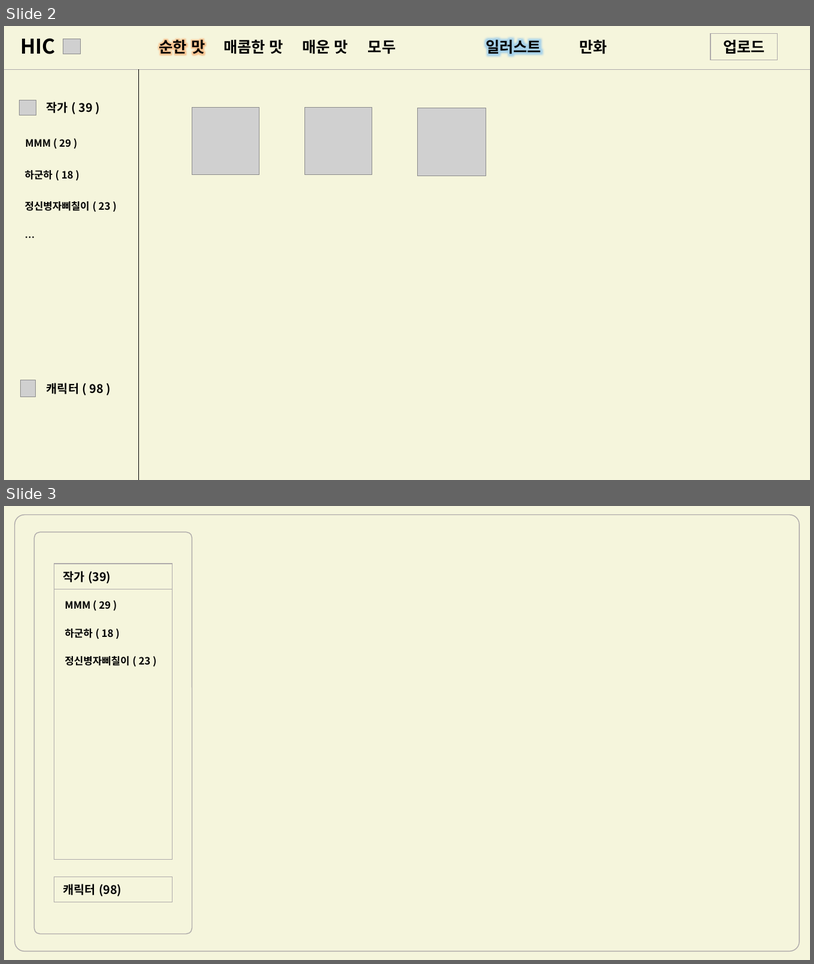
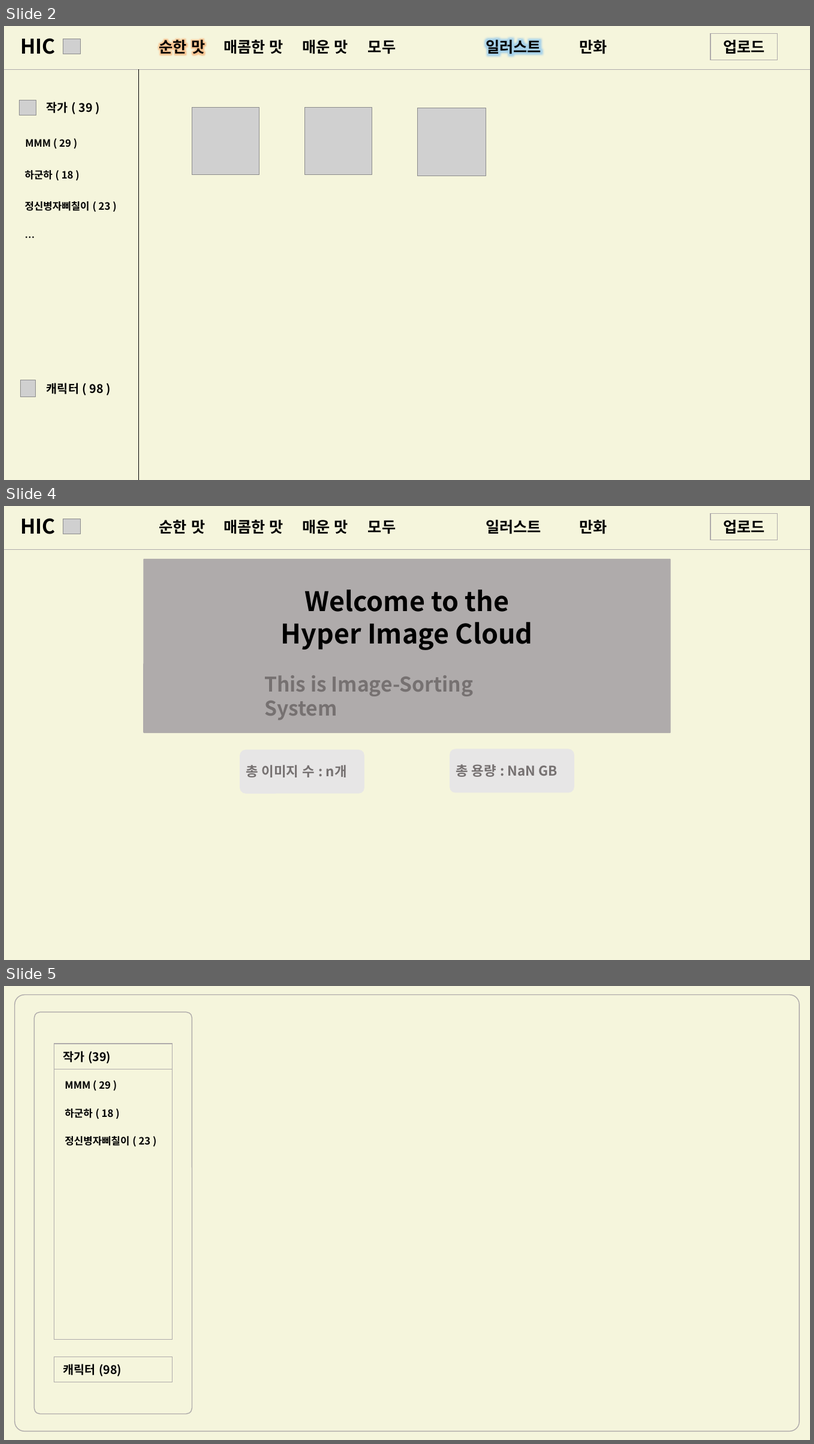
Before and after one commit to leonld94/leonld94.github.io, a slide deck: HIC 구상 PPT.pptx. Shown one above the other, each under a label of ours: slides 2 and 3 before the commit, slides 2, 4 and 5 after it; the slides between them are not shown. The pictures are 814x964 and 814x1444 pixels, drawn with LibreOffice and Linux fonts; fonts in the diff are those of the drawing; grey boxes stand for pictures. Boxes give left, top, right and bottom in pixels: in the first picture for what was removed or moved away, otherwise in the second. Text is boxed around its words. In the diff, an @@ line names an element or a change of style, - is before the commit and + after.

```diff
--- a/HIC 구상 PPT.pptx
+++ b/HIC 구상 PPT.pptx
@@ slide 4 added at (4, 506, 810, 960), background #FFFFFF @@
@@ rectangle added at (4, 506, 810, 960), fill #F5F5DC @@
@@ text added at (20, 518, 56, 534), 24 pt, text #000000, bold @@
+HIC
@@ picture added at (63, 519, 80, 534) @@
@@ text added at (159, 520, 205, 534), 18 pt, text #000000, bold @@
+순한 맛
@@ text added at (224, 520, 284, 534), 18 pt, text #000000, bold @@
+매콤한 맛
@@ text added at (302, 520, 348, 534), 18 pt, text #000000, bold @@
+매운 맛
@@ text added at (368, 520, 396, 534), 18 pt, text #000000, bold @@
+모두
@@ text added at (486, 520, 542, 534), 18 pt, text #000000, bold @@
+일러스트
@@ text added at (580, 520, 608, 534), 18 pt, text #000000, bold @@
+만화
@@ rectangle added at (711, 513, 779, 540), fill #F5F5DC, outline #AFABAB 1 pt, 18 pt, text #000000, bold @@
+업로드
@@ line added from (4, 550) to (810, 550), #AFABAB 0.5 pt @@
@@ rounded rectangle added at (143, 559, 671, 733), fill #AFABAB @@
@@ text added at (281, 589, 533, 650), 32 pt, text #000000, bold @@
+Welcome to the
+Hyper Image Cloud
@@ text added at (264, 675, 474, 720), 24 pt, text #767171, bold @@
+This is Image-Sorting System
@@ rounded rectangle added at (240, 750, 365, 793), fill #E7E6E6 @@
@@ rounded rectangle added at (450, 748, 575, 792), fill #E7E6E6 @@
@@ text added at (246, 765, 347, 777), 16 pt, text #767171, bold @@
+총 이미지 수 : n개
@@ text added at (456, 764, 557, 777), 16 pt, text #767171, bold @@
+총 용량 : NaN GB
@@ what was slide 3 is now slide 5 @@
```
Also in this commit, not shown: 2 other slides added, 1 slide removed.
